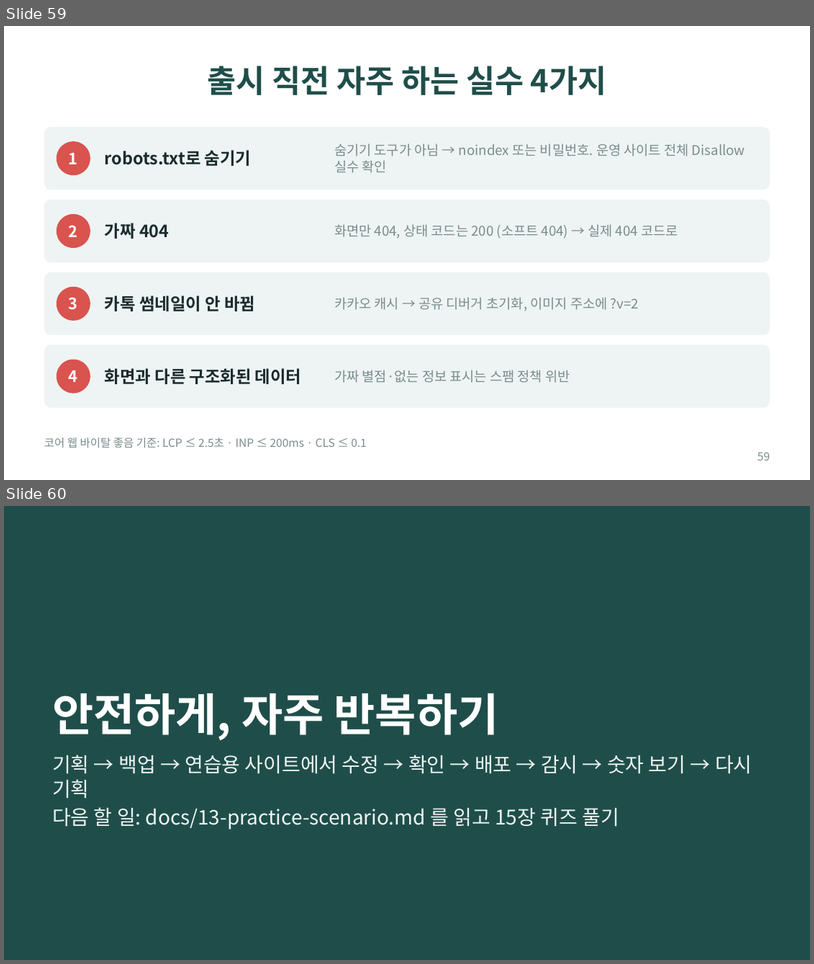
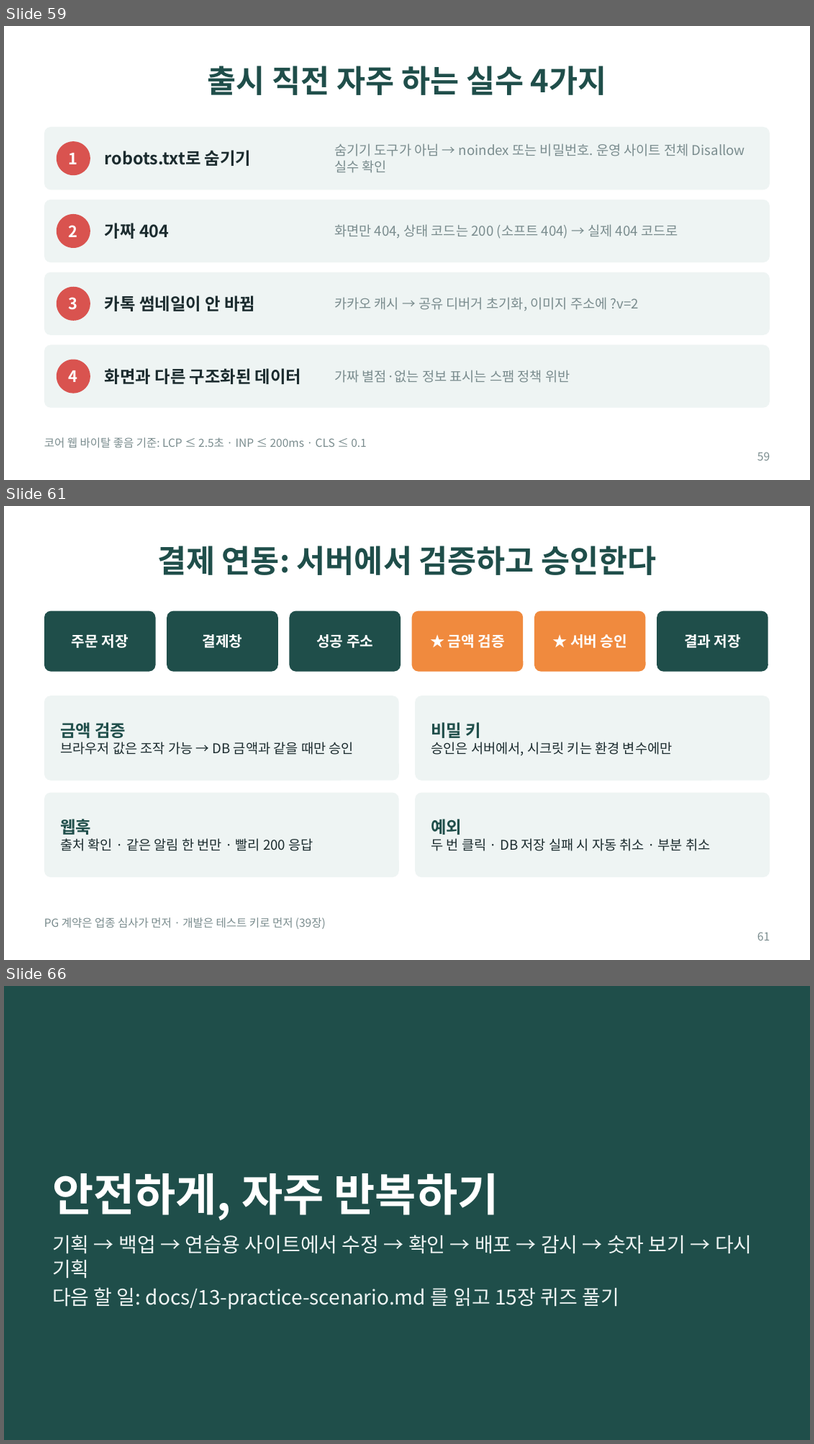
Before and after one commit to bincodin-ko/stanford-study, a slide deck: slides/internet-business-101.pptx. Shown one above the other, each under a label of ours: slides 59 and 60 before the commit, slides 59, 61 and 66 after it; the slides between them are not shown. The pictures are 814x964 and 814x1444 pixels, drawn with LibreOffice and Linux fonts; fonts in the diff are those of the drawing. Boxes give left, top, right and bottom in pixels: in the first picture for what was removed or moved away, otherwise in the second. Text is boxed around its words. In the diff, an @@ line names an element or a change of style, - is before the commit and + after.

```diff
--- a/slides/internet-business-101.pptx
+++ b/slides/internet-business-101.pptx
@@ slide 61 added at (4,506,810,960), background #FFFFFF @@
@@ title added at (157,546,657,575), 28 pt, text #1F4E4A, bold @@
+결제 연동: 서버에서 검증하고 승인한다
@@ rounded rectangle added at (44,611,156,672), fill #1F4E4A @@
@@ rounded rectangle added at (167,611,278,672), fill #1F4E4A @@
@@ rounded rectangle added at (289,611,401,672), fill #1F4E4A @@
@@ rounded rectangle added at (412,611,523,672), fill #F08A3E @@
@@ rounded rectangle added at (535,611,646,672), fill #F08A3E @@
@@ rounded rectangle added at (657,611,769,672), fill #1F4E4A @@
@@ text added at (72,634,129,648), 13 pt, text #FFFFFF, bold @@
+주문 저장
@@ text added at (203,634,243,648), 13 pt, text #FFFFFF, bold @@
+결제창
@@ text added at (316,634,373,648), 13 pt, text #FFFFFF, bold @@
+성공 주소
@@ text added at (448,634,505,648), 13 pt, text #FFFFFF, bold @@
+★ 금액 검증
@@ text added at (571,634,628,648), 13 pt, text #FFFFFF, bold @@
+★ 서버 승인
@@ text added at (684,634,741,648), 13 pt, text #FFFFFF, bold @@
+결과 저장
@@ rounded rectangle added at (44,695,399,780), fill #EEF4F3 @@
@@ rounded rectangle added at (415,695,770,780), fill #EEF4F3 @@
@@ text added at (60,722,353,754), 12 pt, text #1B2B2E @@
+금액 검증
+브라우저 값은 조작 가능 → DB 금액과 같을 때만 승인
@@ text added at (432,722,673,756), 12 pt, text #1B2B2E @@
+비밀 키
+승인은 서버에서, 시크릿 키는 환경 변수에만
@@ rounded rectangle added at (44,793,399,877), fill #EEF4F3 @@
@@ rounded rectangle added at (415,793,770,877), fill #EEF4F3 @@
@@ text added at (60,818,313,851), 12 pt, text #1B2B2E @@
+웹훅
+출처 확인 · 같은 알림 한 번만 · 빨리 200 응답
@@ text added at (432,818,710,851), 12 pt, text #1B2B2E @@
+예외
+두 번 클릭 · DB 저장 실패 시 자동 취소 · 부분 취소
@@ text added at (44,917,326,929), 10 pt, text #7A8C8E @@
+PG 계약은 업종 심사가 먼저 · 개발은 테스트 키로 먼저 (39장)
@@ page number added at (758,932,770,940), 10 pt, text #7A8C8E @@
+61
@@ what was slide 60 is now slide 66 @@
```
Also in this commit, not shown: 5 other slides added, 10 other files.
